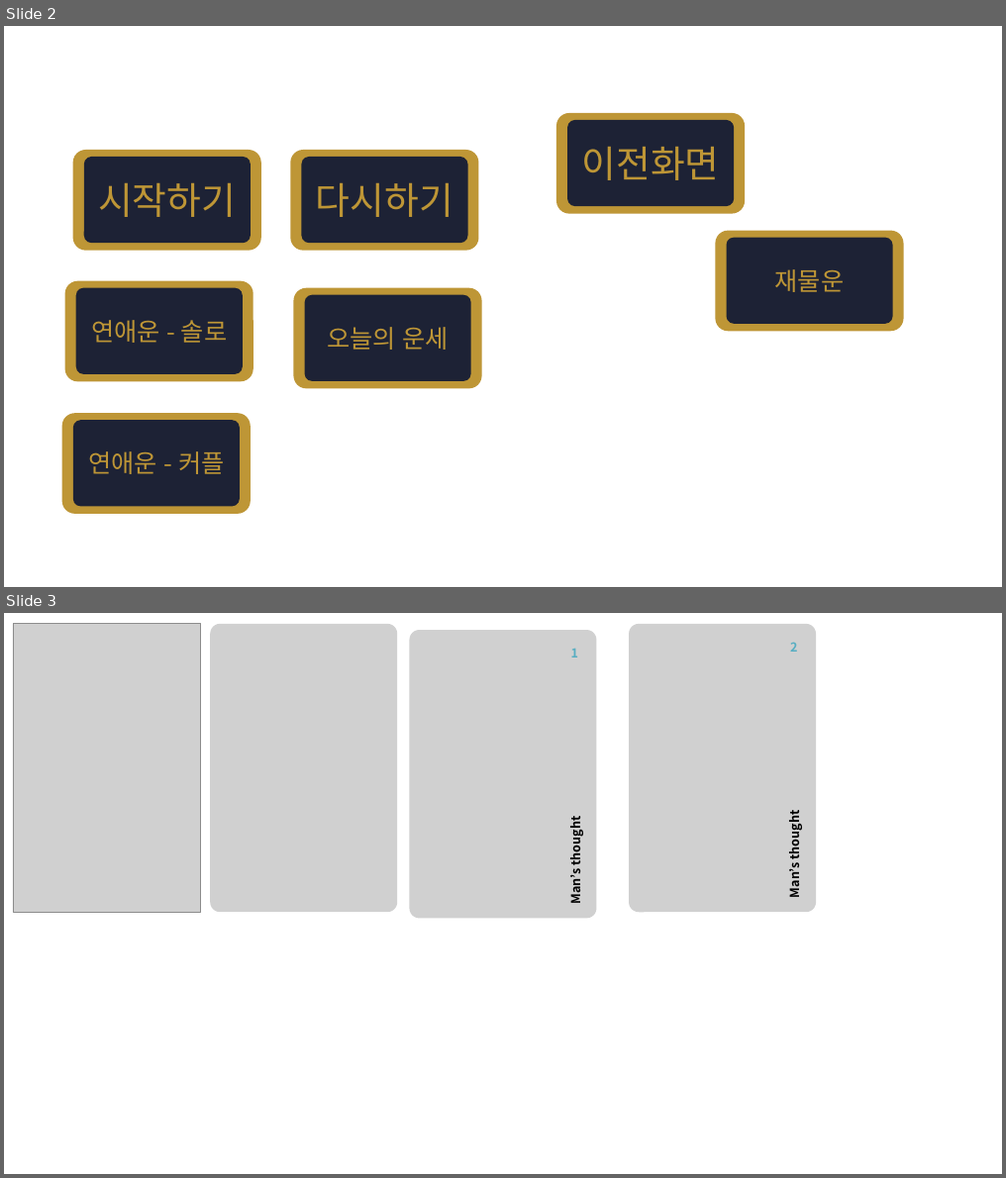
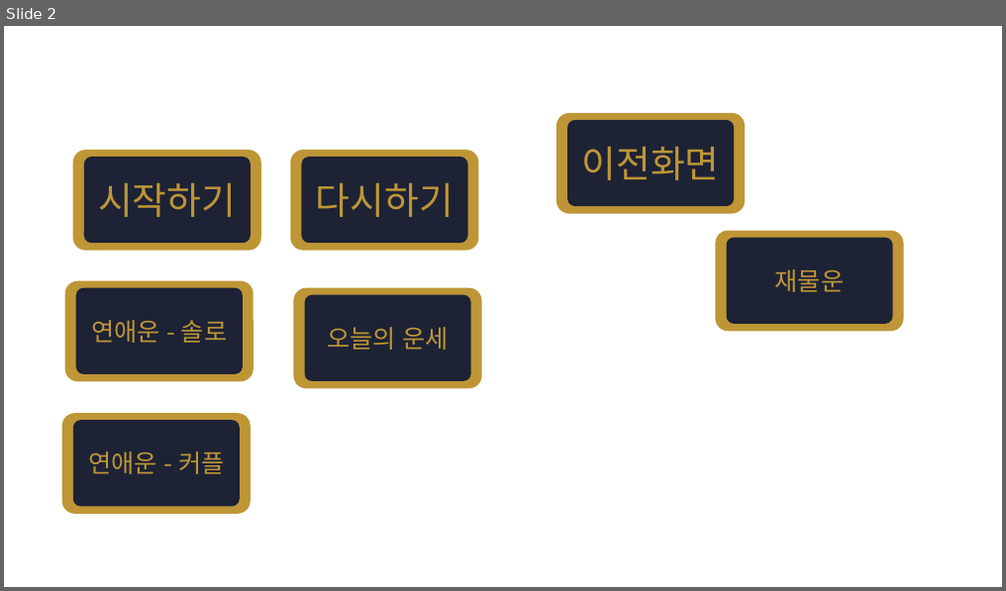
Before and after one commit to kpreference/tarrot_horoscope_belline, a slide deck: 그림파일.pptx. Shown one above the other, each under a label of ours: slides 2 and 3 before the commit, slide 2 after it. The pictures are 1006x1178 and 1006x591 pixels, drawn with LibreOffice and Linux fonts; fonts in the diff are those of the drawing; grey boxes stand for pictures. Boxes give left, top, right and bottom in pixels: in the first picture for what was removed or moved away, otherwise in the second. Text is boxed around its words. In the diff, an @@ line names an element or a change of style, - is before the commit and + after.

```diff
--- a/그림파일.pptx
+++ b/그림파일.pptx
@@ slide 3 removed at (x1=4, y1=613, x2=1002, y2=1174), background #FFFFFF @@
@@ picture removed at (x1=13, y1=624, x2=200, y2=912) @@
@@ picture removed at (x1=210, y1=624, x2=397, y2=912) @@
@@ picture removed at (x1=410, y1=630, x2=597, y2=919) @@
@@ picture removed at (x1=629, y1=624, x2=816, y2=912) @@
@@ text removed at (x1=790, y1=642, x2=797, y2=652) @@
-2
@@ text removed at (x1=571, y1=648, x2=578, y2=658) @@
-1
@@ text removed at (x1=785, y1=816, x2=803, y2=897) @@
-Man’s thought
@@ text removed at (x1=566, y1=822, x2=584, y2=903) @@
-Man’s thought
```
Also in this commit, not shown: 2 slides added, 24 other files.
